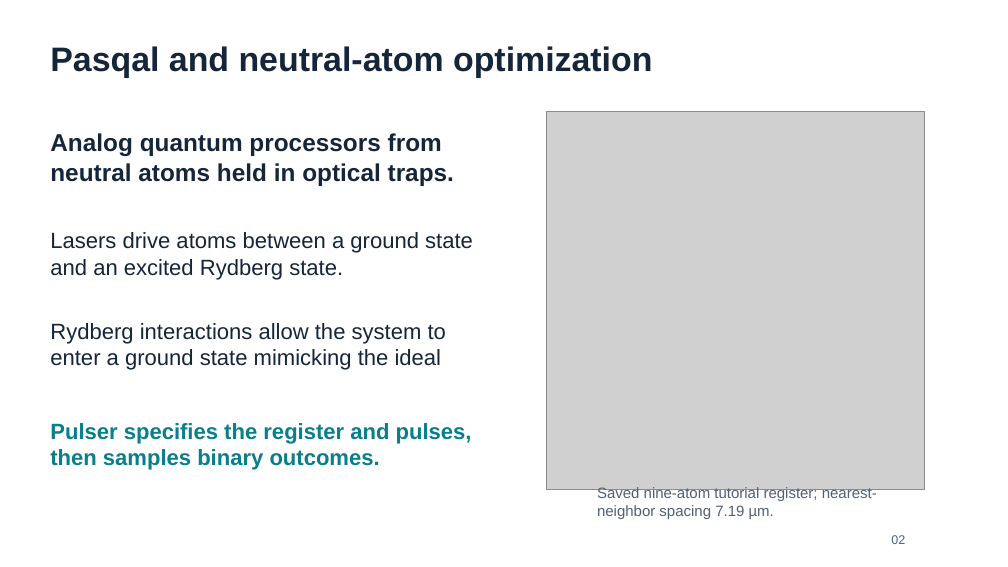
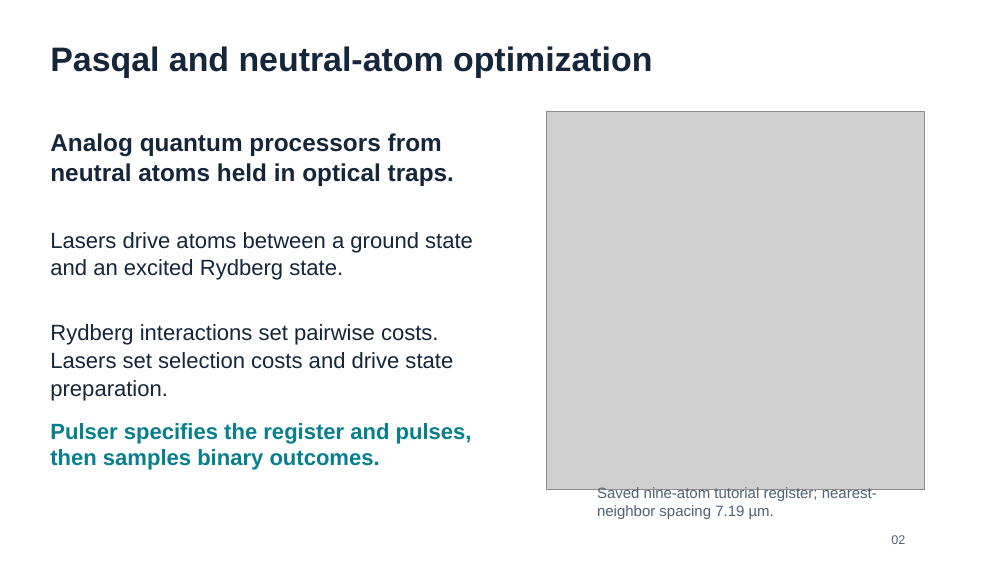
Before and after one commit to ericmao2007/DuQuantum-Pasqal, a slide deck: slide 2 of presentations/DuQuantum_Pasqal_7min.pptx. Drawn at 1008x567 pixels with LibreOffice and Linux fonts; fonts in the diff are those of the drawing; grey boxes stand for pictures. Boxes give left, top, right and bottom in pixels: in the first picture for what was removed or moved away, otherwise in the second. Text is boxed around its words. In the diff, an @@ line names an element or a change of style, - is before the commit and + after.

Commit message:
Polish the neutral-atom explanation and synchronize slide exports

```diff
--- a/presentations/DuQuantum_Pasqal_7min.pptx
+++ b/presentations/DuQuantum_Pasqal_7min.pptx
@@ text at box(50, 324, 453, 401): text changed @@
-Rydberg interactions allow the system to enter a ground state mimicking the ideal
+Rydberg interactions set pairwise costs. Lasers set selection costs and drive state preparation.
```
Also in this commit, not shown: 1 other file.
